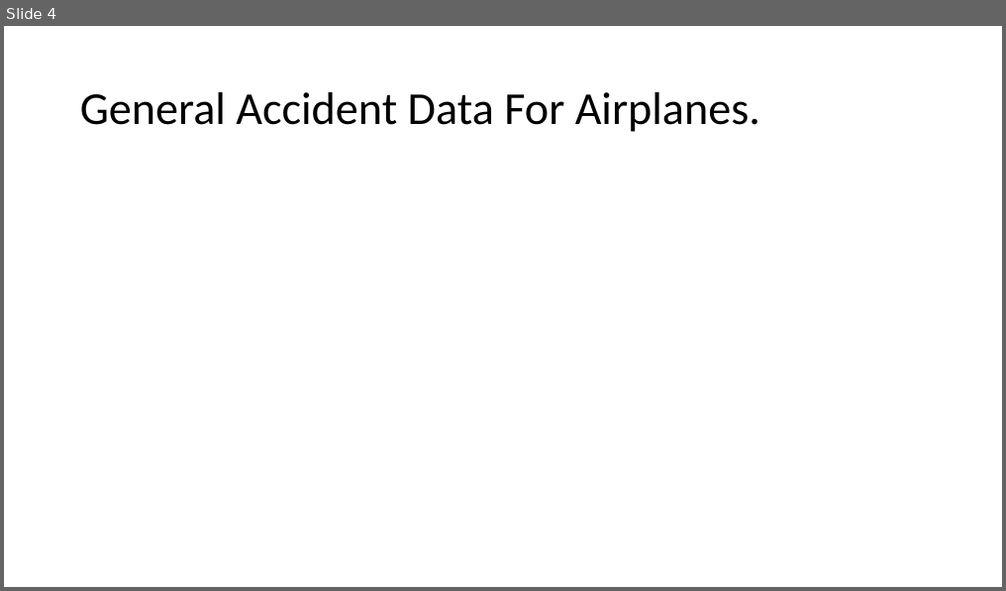
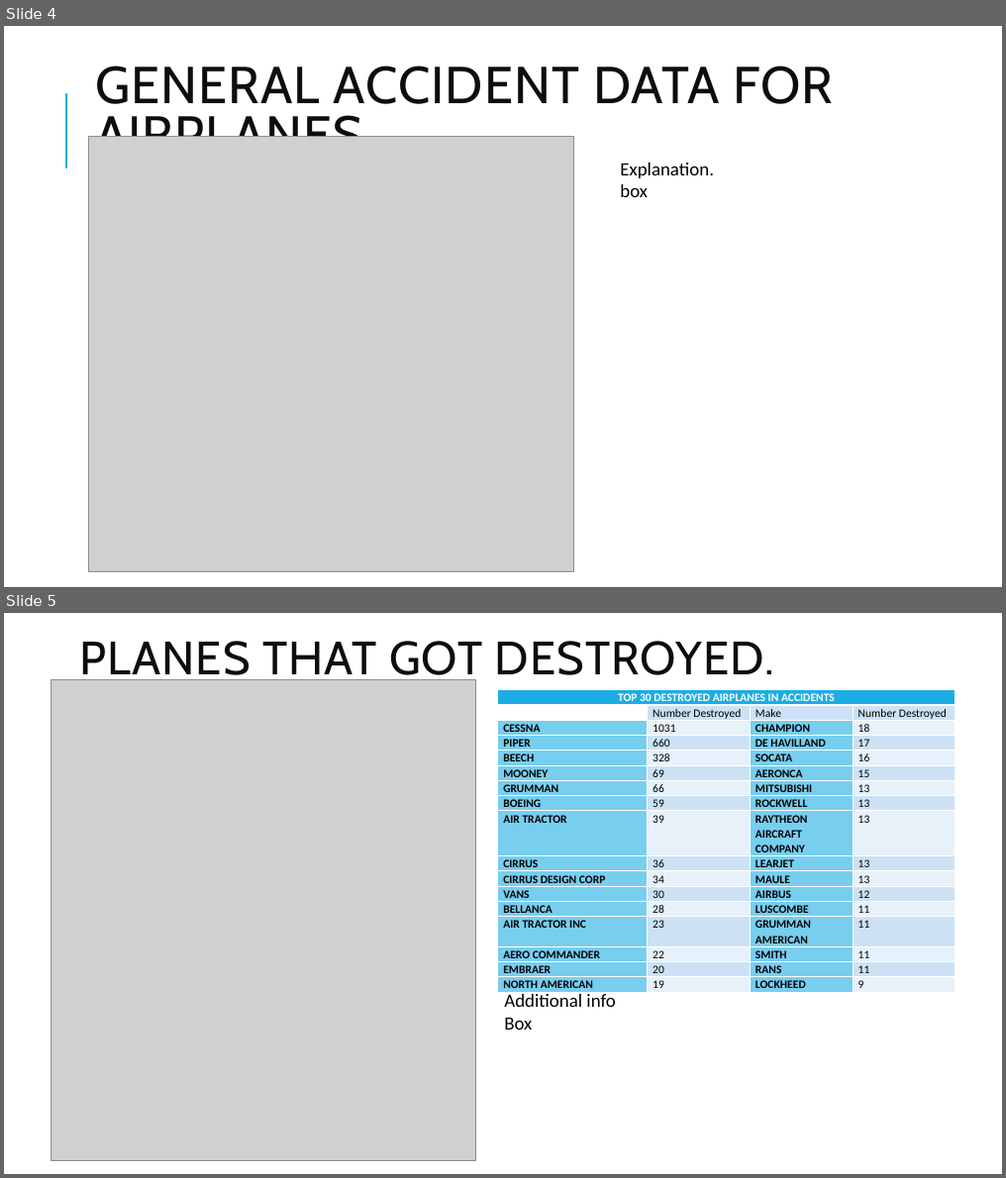
Before and after one commit to kdizz/dsc-phase-1-project-v3, a slide deck: CAPITAL INVESTMENTS LIMITED.pptx. Shown one above the other, each under a label of ours: slide 4 before the commit, slides 4 and 5 after it. The pictures are 1006x591 and 1006x1178 pixels, drawn with LibreOffice and Linux fonts; fonts in the diff are those of the drawing; grey boxes stand for pictures. Boxes give left, top, right and bottom in pixels: in the first picture for what was removed or moved away, otherwise in the second. Text is boxed around its words. In the diff, an @@ line names an element or a change of style, - is before the commit and + after.

```diff
--- a/CAPITAL INVESTMENTS LIMITED.pptx
+++ b/CAPITAL INVESTMENTS LIMITED.pptx
@@ slide 5 added at (4,613,1002,1174), background #FFFFFF; not listed: 1 template element that a slide beside it also shows @@
@@ title added at (80,641,774,685), 45 pt, text #0D0D0D @@
+PLANES THAT GOT DESTROYED.
@@ picture added at (51,679,475,1160) @@
@@ table added at (498,690,955,992), 17 rows, 4 columns @@
+TOP 30 DESTROYED AIRPLANES IN ACCIDENTS |  |  | 
+Make | Number Destroyed | Make | Number Destroyed
+CESSNA | 1031 | CHAMPION | 18
+PIPER | 660 | DE HAVILLAND | 17
+BEECH | 328 | SOCATA | 16
+MOONEY | 69 | AERONCA | 15
+GRUMMAN | 66 | MITSUBISHI | 13
+BOEING | 59 | ROCKWELL | 13
+AIR TRACTOR | 39 | RAYTHEON AIRCRAFT COMPANY | 13
+CIRRUS | 36 | LEARJET | 13
+CIRRUS DESIGN CORP | 34 | MAULE | 13
+VANS | 30 | AIRBUS | 12
+BELLANCA | 28 | LUSCOMBE | 11
+AIR TRACTOR INC | 23 | GRUMMAN AMERICAN | 11
+AERO COMMANDER | 22 | SMITH | 11
+EMBRAER | 20 | RANS | 11
+NORTH AMERICAN | 19 | LOCKHEED | 9
@@ text added at (504,991,615,1030), 18 pt, text #000000 @@
+Additional info
+Box
@@ slide 4 changed as well @@
@@ title at (95,66,833,137): text changed; size 44 to 50 pt; font Calibri to Cabin; text colour #000000 to #0D0D0D @@
-General Accident Data For Airplanes.
+GENERAL ACCIDENT DATA FOR AIRPLANES.
@@ line added from (66, 169) to (66, 93), #1CADE4 1.5 pt @@
@@ picture added at (88,136,573,572) @@
@@ text added at (620,163,714,197), 18 pt, text #000000 @@
+Explanation.
+box
```
Also in this commit, not shown: 3 other slides changed, 5 other slides added, 3 other files.
